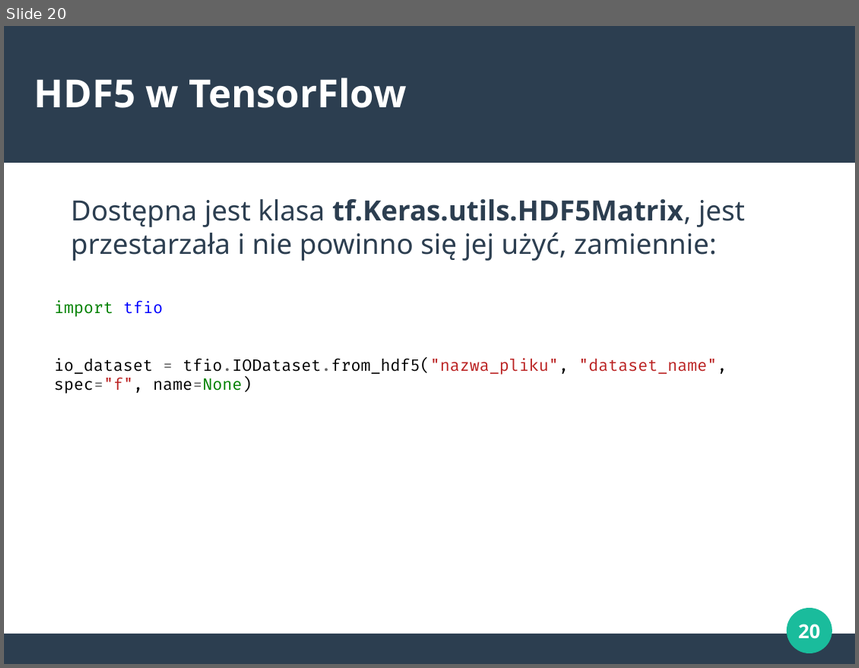
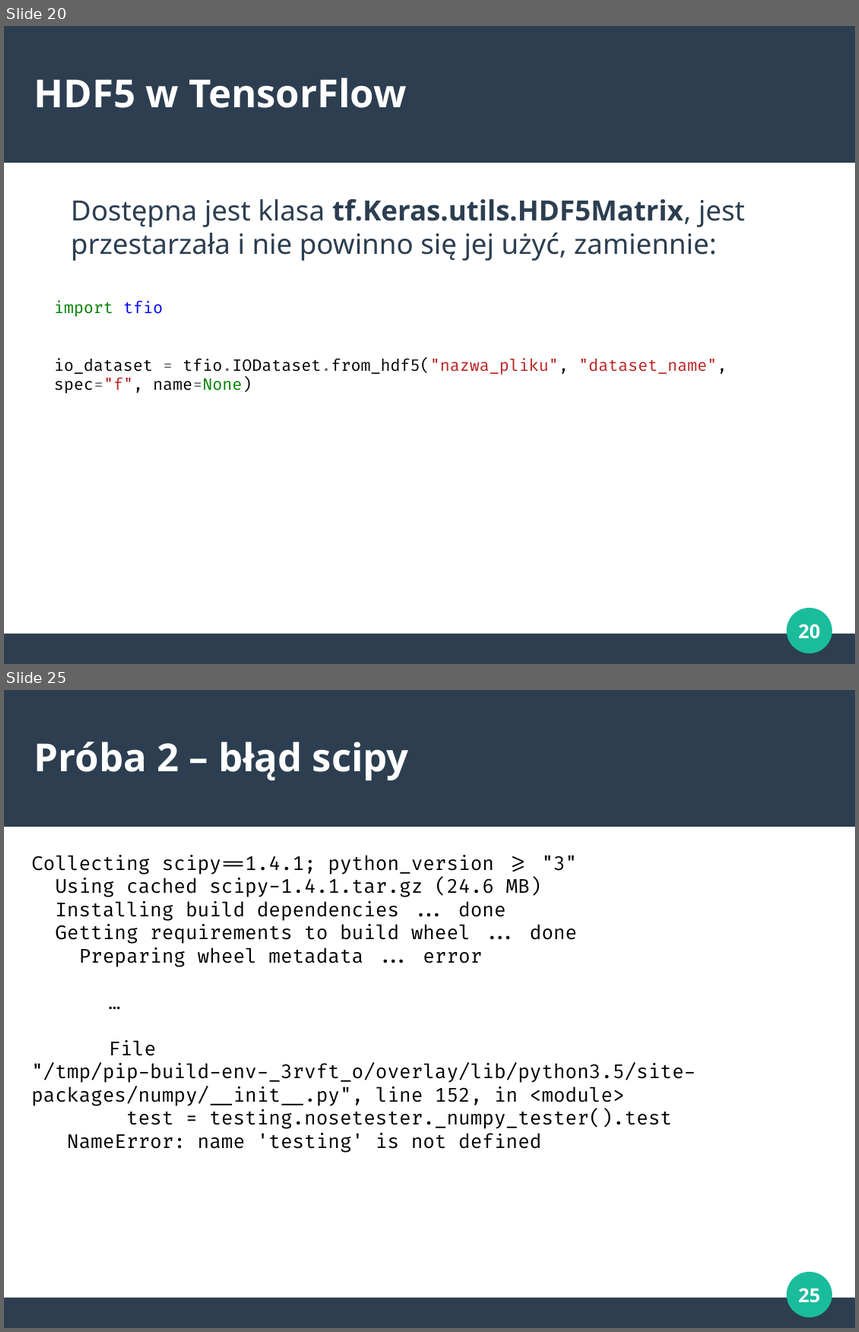
Before and after one commit to marcinbedcyc/seminarium, a slide deck: prezentacje/hdf5.odp. Shown one above the other, each under a label of ours: slide 20 before the commit, slides 20 and 25 after it; the slides between them are not shown. The pictures are 859x668 and 859x1332 pixels, drawn with LibreOffice and Linux fonts; fonts in the diff are those of the drawing. Boxes give left, top, right and bottom in pixels: in the first picture for what was removed or moved away, otherwise in the second. Text is boxed around its words. In the diff, an @@ line names an element or a change of style, - is before the commit and + after.

```diff
--- a/prezentacje/hdf5.odp
+++ b/prezentacje/hdf5.odp
@@ slide 25 added at (4,690,855,1328), background #FFFFFF; not listed: 3 template elements that a slide beside it also shows @@
@@ title added at (34,742,409,780), 36 pt, text #FFFFFF, bold @@
+Próba 2 – błąd scipy
@@ text added at (31,855,696,1153), 18 pt, text #000000 @@
+Collecting scipy==1.4.1; python_version >= "3"
+Using cached scipy-1.4.1.tar.gz (24.6 MB)
+Installing build dependencies ... done
+Getting requirements to build wheel ... done
+Preparing wheel metadata ... error
+…
+File "/tmp/pip-build-env-_3rvft_o/overlay/lib/python3.5/site- packages/numpy/__init__.py", line 152, in <module>
+test = testing.nosetester._numpy_tester().test
+NameError: name 'testing' is not defined
@@ page number added at (798,1288,820,1303), 18 pt, text #FFFFFF, bold @@
+25
```
Also in this commit, not shown: 10 other slides added, 1 other file.
